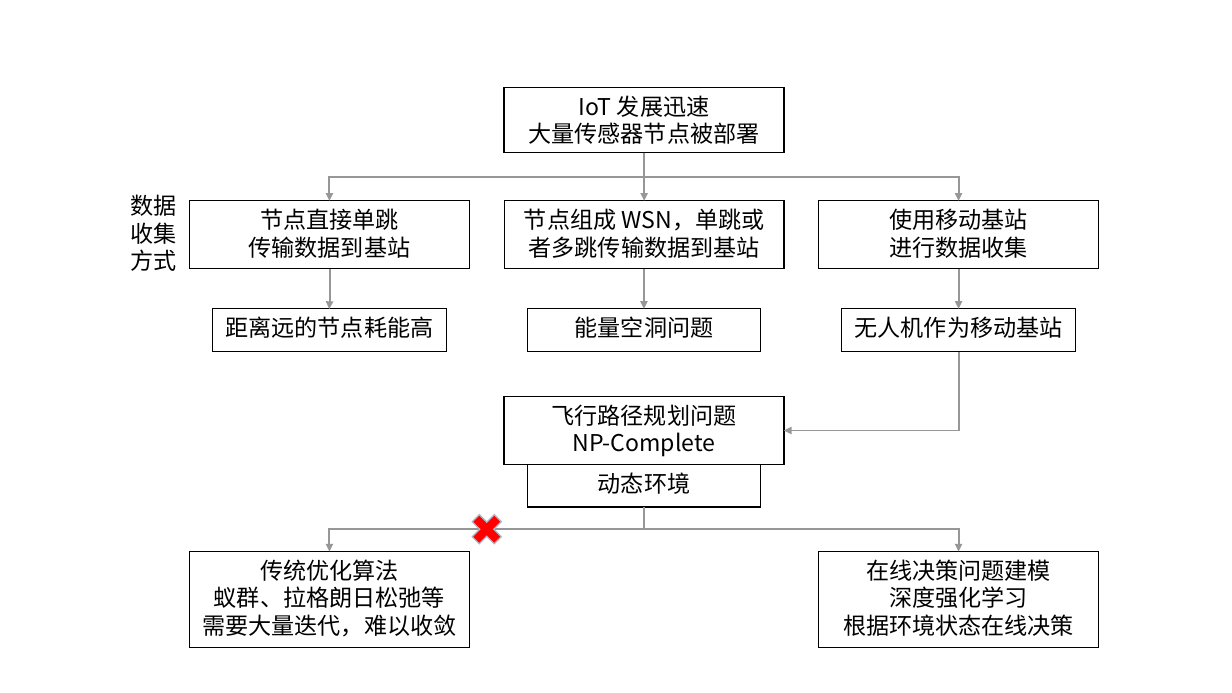
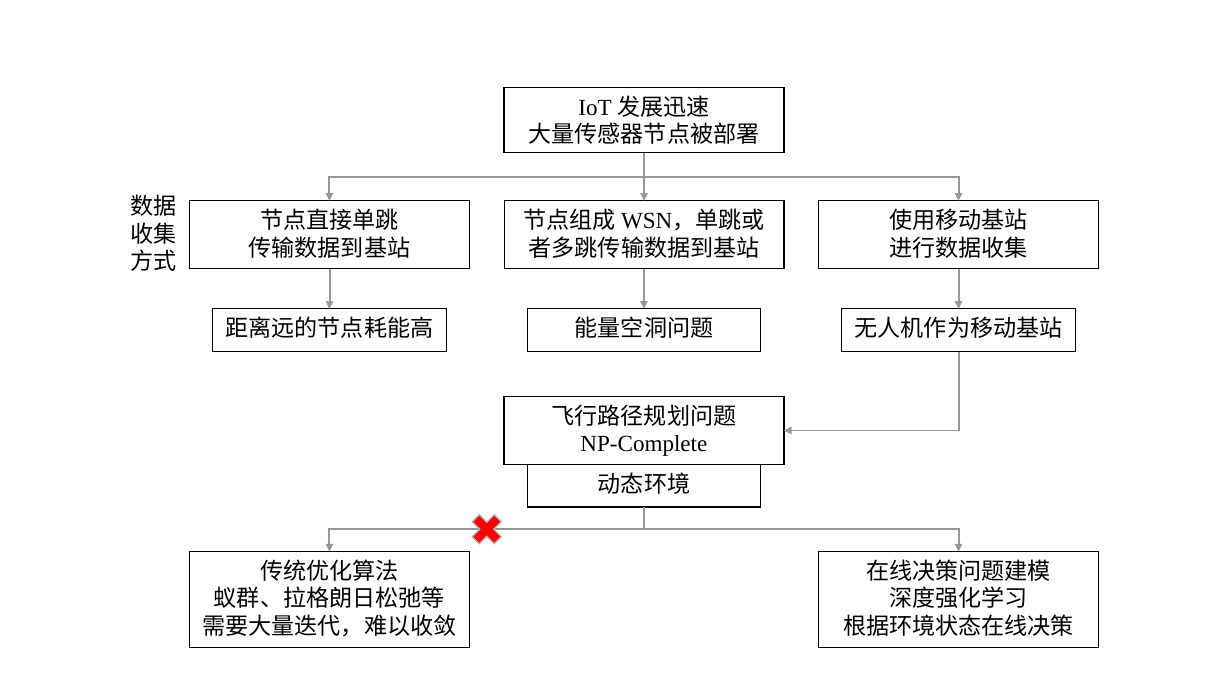
Before and after one commit to AkyuC/masterpaper_pic, a slide deck: slide 1 of 画图.pptx. Drawn at 1232x693 pixels with LibreOffice and Linux fonts; fonts in the diff are those of the drawing. Boxes give left, top, right and bottom in pixels: in the first picture for what was removed or moved away, otherwise in the second. Text is boxed around its words. In the diff, an @@ line names an element or a change of style, - is before the commit and + after.

```diff
--- a/画图.pptx
+++ b/画图.pptx
@@ font Noto Sans CJK SC to Times New Roman in 3 elements at (504,88,784,153), (505,201,785,268), (504,396,784,464) @@
```
Also in this commit, not shown: 4 other slides changed, 1 slide added, 1 slide removed, 15 other files.
